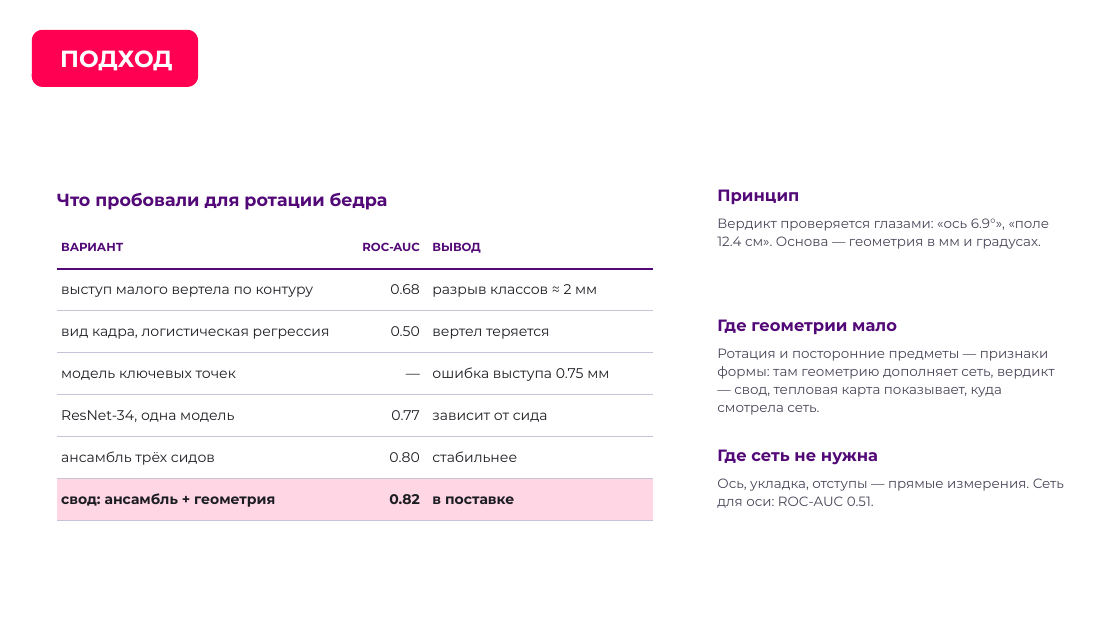
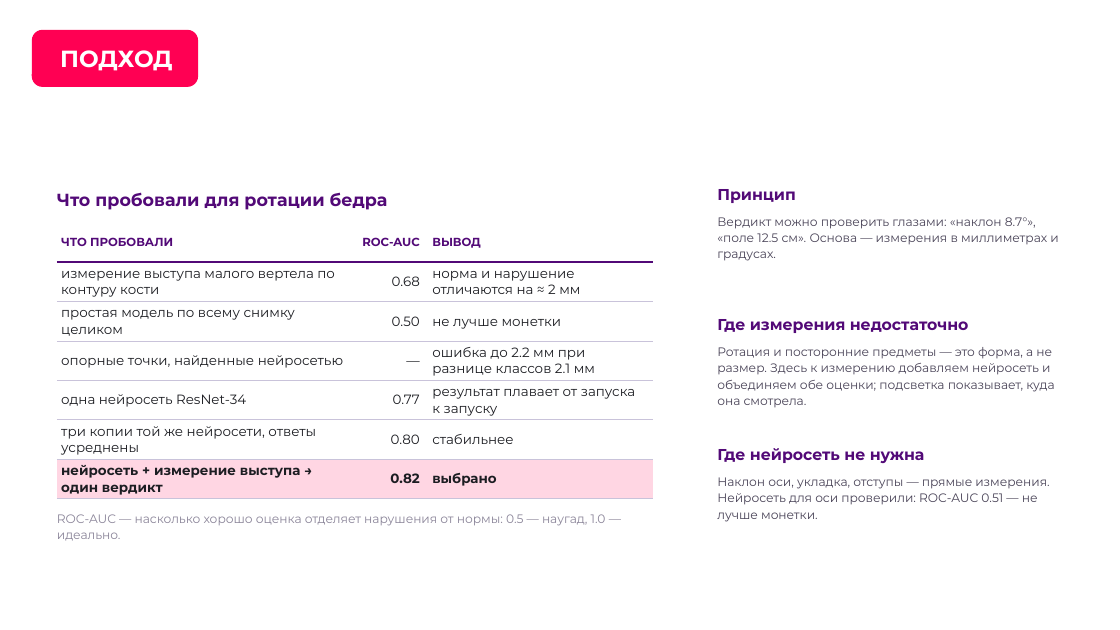
Before and after one commit to theorcos239/LCT_2026, a slide deck: slide 10 of docs/presentation/DXA_QC_pitch.pptx. Drawn at 1120x630 pixels with LibreOffice and Linux fonts; fonts in the diff are those of the drawing; background and template pictures are left out. Boxes give left, top, right and bottom in pixels: in the first picture for what was removed or moved away, otherwise in the second. Text is boxed around its words. In the diff, an @@ line names an element or a change of style, - is before the commit and + after.

```diff
--- a/docs/presentation/DXA_QC_pitch.pptx
+++ b/docs/presentation/DXA_QC_pitch.pptx
@@ text "Принцип" at (717,189,796,203): size 14 to 13.5 pt @@
@@ table at (57,223,654,499) @@
-row 1, column 1: ВАРИАНТ
+row 1, column 1: ЧТО ПРОБОВАЛИ
-row 2, column 1: выступ малого вертела по контуру
+row 2, column 1: измерение выступа малого вертела по контуру кости
-row 2, column 3: разрыв классов ≈ 2 мм
+row 2, column 3: норма и нарушение отличаются на ≈ 2 мм
-row 3, column 1: вид кадра, логистическая регрессия
+row 3, column 1: простая модель по всему снимку целиком
-row 3, column 3: вертел теряется
+row 3, column 3: не лучше монетки
-row 4, column 1: модель ключевых точек
+row 4, column 1: опорные точки, найденные нейросетью
-row 4, column 3: ошибка выступа 0.75 мм
+row 4, column 3: ошибка до 2.2 мм при разнице классов 2.1 мм
-row 5, column 1: ResNet-34, одна модель
+row 5, column 1: одна нейросеть ResNet-34
-row 5, column 3: зависит от сида
+row 5, column 3: результат плавает от запуска к запуску
-row 6, column 1: ансамбль трёх сидов
+row 6, column 1: три копии той же нейросети, ответы усреднены
-row 7, column 1: свод: ансамбль + геометрия
+row 7, column 1: нейросеть + измерение выступа → один вердикт
-row 7, column 3: в поставке
+row 7, column 3: выбрано
@@ size 12 to 11.5 pt in "0.68", "0.50", "—", "0.77" and 3 more places @@
@@ table: place and size @@
-table at (57,227,654,521)
+table at (57,223,654,499)
@@ text at (717,217,1058,261): text changed; size 11.5 to 10.5 pt @@
-Вердикт проверяется глазами: «ось 6.9°», «поле 12.4 см». Основа — геометрия в мм и градусах.
+Вердикт можно проверить глазами: «наклон 8.7°», «поле 12.5 см». Основа — измерения в миллиметрах и градусах.
@@ text at (717,319,969,333): text changed; size 14 to 13.5 pt @@
-Где геометрии мало
+Где измерения недостаточно
@@ text at (717,347,1054,407): text changed; size 11.5 to 10.5 pt @@
-Ротация и посторонние предметы — признаки формы: там геометрию дополняет сеть, вердикт — свод, тепловая карта показывает, куда смотрела сеть.
+Ротация и посторонние предметы — это форма, а не размер. Здесь к измерению добавляем нейросеть и объединяем обе оценки; подсветка показывает, куда она смотрела.
@@ text at (717,448,925,463): text changed; size 14 to 13.5 pt @@
-Где сеть не нужна
+Где нейросеть не нужна
@@ text at (717,477,1049,522): text changed; size 11.5 to 10.5 pt @@
-Ось, укладка, отступы — прямые измерения. Сеть для оси: ROC-AUC 0.51.
+Наклон оси, укладка, отступы — прямые измерения. Нейросеть для оси проверили: ROC-AUC 0.51 — не лучше монетки.
@@ text added at (57,514,606,541), 10.5 pt, text #8B8599 @@
+ROC-AUC — насколько хорошо оценка отделяет нарушения от нормы: 0.5 — наугад, 1.0 — идеально.
```
Also in this commit, not shown: 23 other slides changed, 1 slide added, 1 slide removed, 32 other files.
